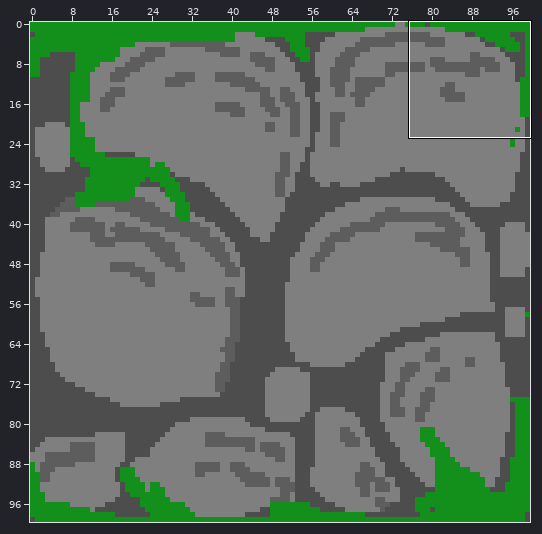
Two states of a sprite sheet, android/assets/Images/Tiles/rocks.png. The first picture is a wide view before the edit; the outline marks the close-up.
Close-up. Before the edit:
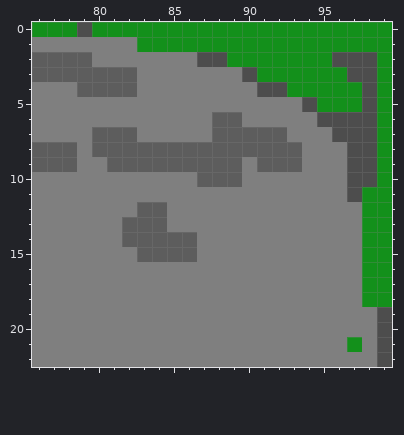
The file is 100x100 pixels. Shown: x 76..99, y 0..22. The commit also changed other parts of the picture, which this record leaves out.
Once edited:
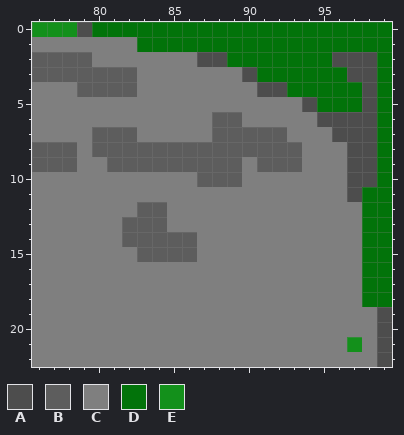
Palette (. is transparent): A #4d4d4d  B #5d5d5d  C #7f7f7f  D #02730a  E #13901b
Edits made:
y 0: x 80..99 EEEEEEEEEEEEEEEEEEEE -> DDDDDDDDDDDDDDDDDDDD
y 1: x 83..99 EEEEEEEEEEEEEEEEE -> DDDDDDDDDDDDDDDDD
y 2: x 89..95 EEEEEEE -> DDDDDDD; x 99 E -> D
y 3: x 91..96 EEEEEE -> DDDDDD; x 99 E -> D
y 4: x 93..97 EEEEE -> DDDDD; x 99 E -> D
y 5: x 95..97 EEE -> DDD; x 99 E -> D
y 6..10: x 99 E -> D
y 11..18: x 98..99 EE -> DD
